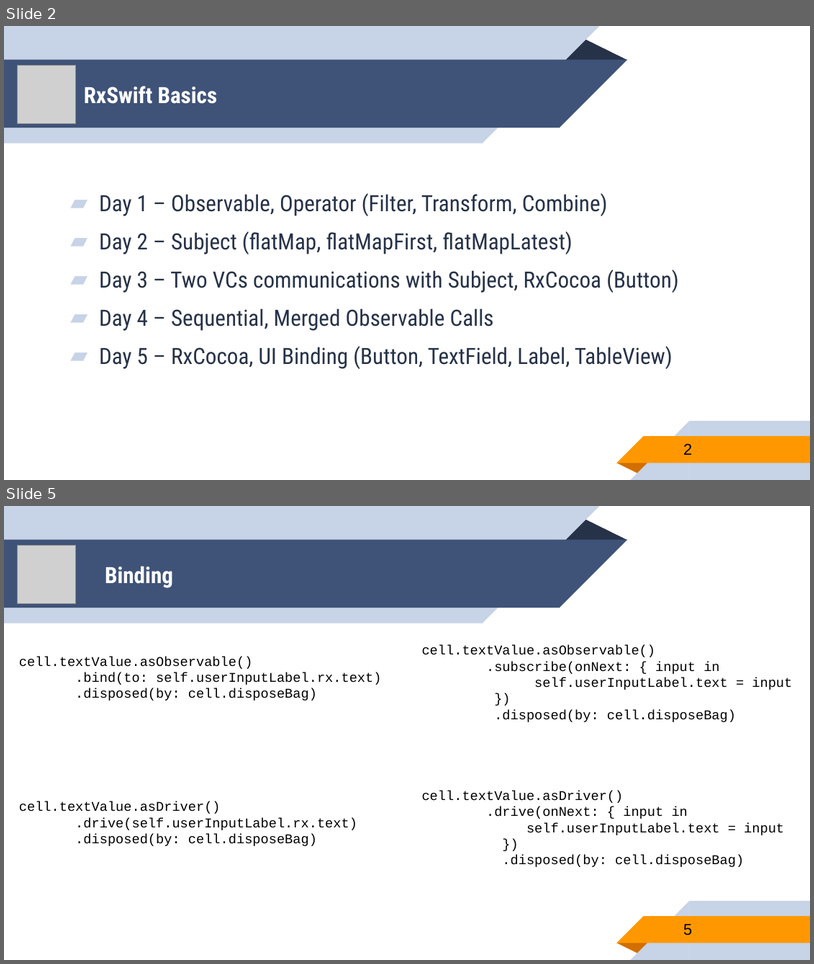
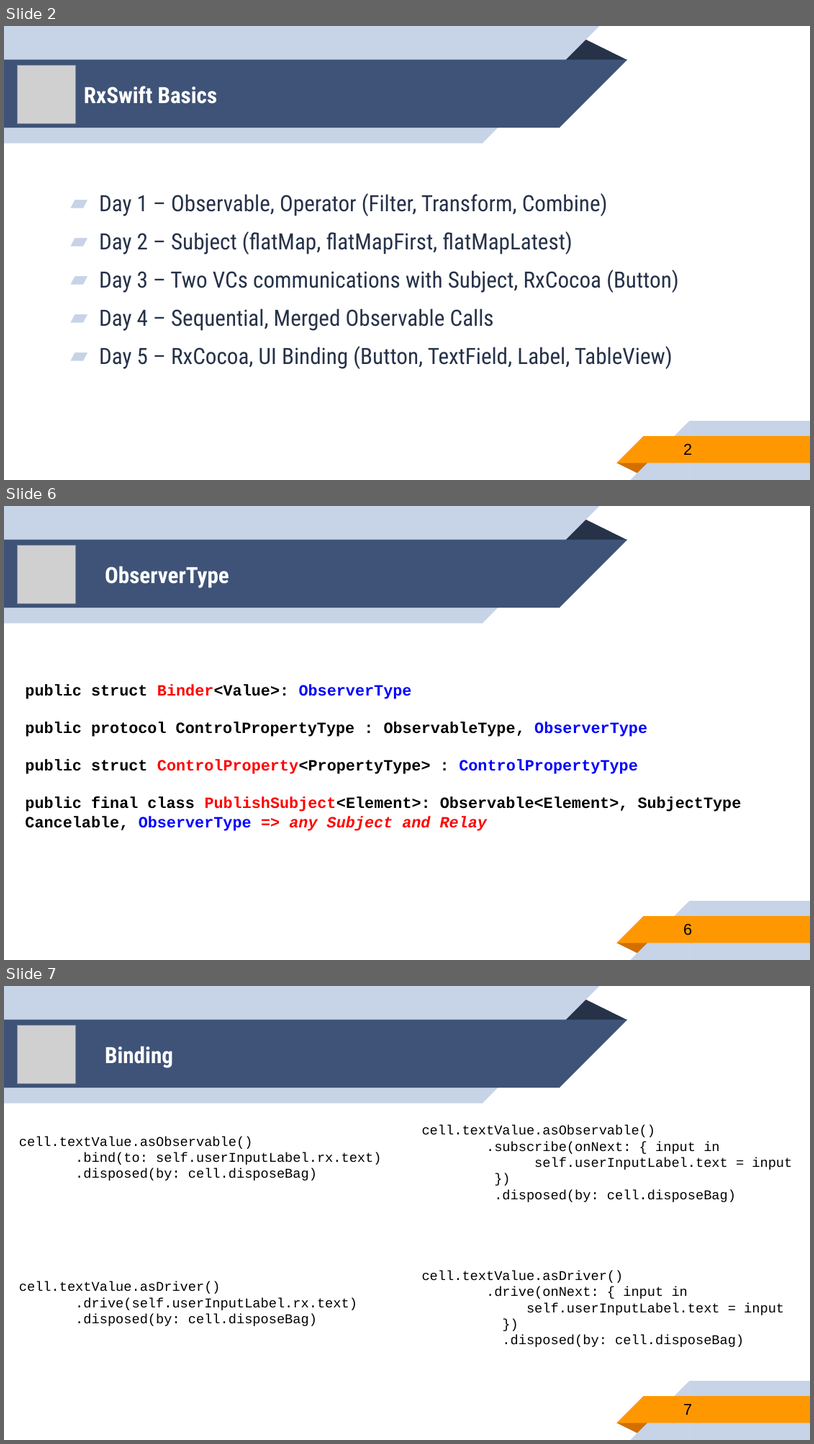
Before and after one commit to younghwankim/RxSwiftClass, a slide deck: AdvancedRxSwift/day4/AdvancedRxSwift4.pptx. Shown one above the other, each under a label of ours: slides 2 and 5 before the commit, slides 2, 6 and 7 after it; the slides between them are not shown. The pictures are 814x964 and 814x1444 pixels, drawn with LibreOffice and Linux fonts; fonts in the diff are those of the drawing; grey boxes stand for pictures. Boxes give left, top, right and bottom in pixels: in the first picture for what was removed or moved away, otherwise in the second. Text is boxed around its words. In the diff, an @@ line names an element or a change of style, - is before the commit and + after.

```diff
--- a/AdvancedRxSwift/day4/AdvancedRxSwift4.pptx
+++ b/AdvancedRxSwift/day4/AdvancedRxSwift4.pptx
@@ slide 6 added at <box>4,506,810,960</box>, background #FFFFFF; not listed: 10 template elements that a slide beside it also shows @@
@@ picture added at <box>18,545,77,604</box> @@
@@ title added at <box>105,566,229,588</box>, 20 pt, text #FFFFFF, bold @@
+ObserverType
@@ text added at <box>25,684,742,831</box>, 14 pt, text #000000, bold @@
+public struct Binder<Value>: ObserverType
+public protocol ControlPropertyType : ObservableType, ObserverType
+public struct ControlProperty<PropertyType> : ControlPropertyType
+public final class PublishSubject<Element>: Observable<Element>, SubjectType Cancelable, ObserverType => any Subject and Relay
@@ page number added at <box>684,923,692,935</box>, 14 pt, text #000000 @@
+6
@@ what was slide 5 is now slide 7 @@
@@ page number at <box>684,1404,692,1414</box>: text changed @@
-5
+7
```
Also in this commit, not shown: 4 slides changed, 6 other slides added, 5 other files.
